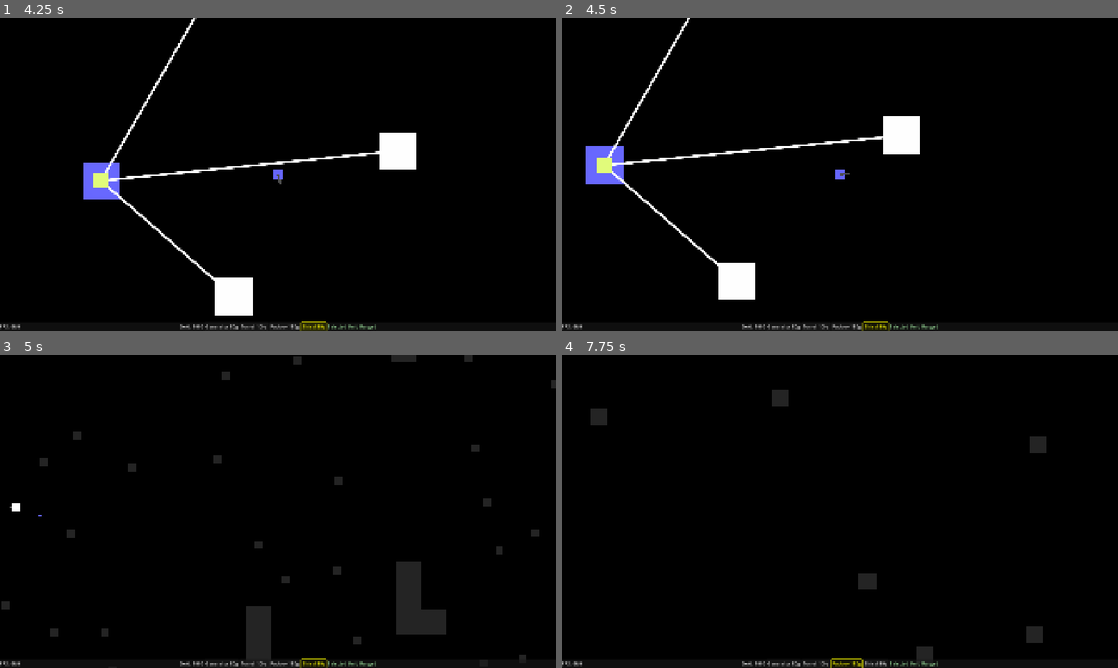
Above: before the commit, frames 1-4 (two rows, left to right).
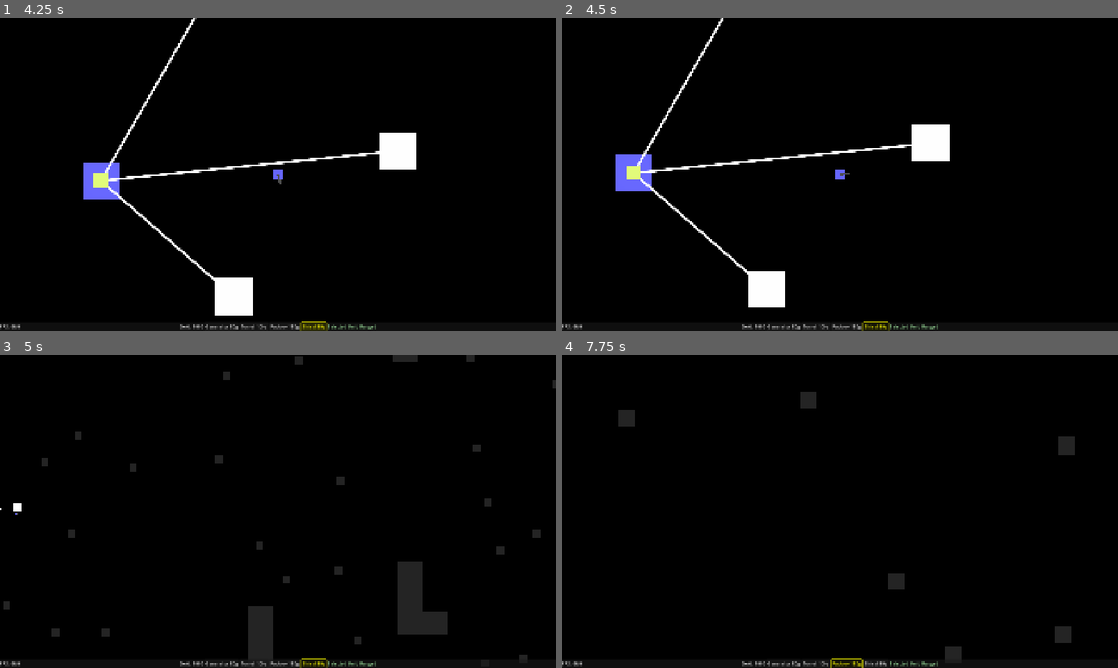
Above: after the commit, the same moments.

Repository: RoadJDK/Ground-Assault
Game: Godot game, scene res://scenes/UI/MainMenu.tscn
Same seed, same stepped clock (60 frames per second), same inputs: the game is played once before the commit and once after it.
Inputs (mouse positions are in pixels of both pictures, inside the frame that each line leads up to):
- Up to frame 1 (4.25 s): click "Singleplayer" at 0.5 s; click "Generator 50g" at 1.25 s; click "Turret 100g" at 2 s; click "Factory 150g" at 2.75 s; click "Shield 80g" at 3.5 s
- Up to frame 2 (4.5 s): tap Enter at 4.25 s; move the mouse to (962, 158) at 4.27 s; hold Right (ui_right) from 4.28 s (still down); tap S (cam_down) at 4.35 s; click (962, 158) at 4.42 s
- Up to frame 3 (5 s): keep holding Right (ui_right); tap Space (ui_select) at 4.52 s
- Up to frame 4 (7.75 s): release Right (ui_right) at 5 s; drag from (728, 527) to (812, 574) at 5.02 s; move the mouse to (895, 442) at 5.77 s; hold Right (ui_right) 5.78-6.5 s; tap D (cam_right) at 5.85 s; drag from (812, 574) to (1045, 511) at 6.52 s; tap Space (ui_select) at 7.25, 7.52 s; move the mouse to (1006, 558) at 7.27 s; hold Left (ui_left) from 7.28 s (still down); tap Q at 7.35 s

Frame 1 is identical in both runs. In frame 2, 5.5% of the frame differs, in the area x 4-70%, y 0-93%; in frame 3, 0.5%; in frame 4, 1.9%.
Error after the commit: Parse Error: Function "_is_valid_target()" not found in base self. (res://scripts/Projectile.gd:45)

Commit message:
multiplaer test 6

Diff:
--- a/scripts/Main.gd
+++ b/scripts/Main.gd
@@ -46,24 +46,11 @@
 	if GameManager.is_multiplayer:
 		seed(12345)
 
-	_generate_all_plots()
-	_generate_obstacles(10) # Generate obstacles
-
-	print("Total Plots Generated: ", generated_plots.size())
-	print("Total Obstacles Generated: ", generated_obstacles.size())
-
-	# Rebake Navigation
-	var nav_region = find_child("NavigationRegion2D", true, false)
-	if nav_region:
-		print("Baking Navigation Mesh...")
-		nav_region.bake_navigation_polygon()
-	else:
-		print("WARNING: NavigationRegion2D not found!")
-
 	# --- MULTIPLAYER SPAWNERS ---
+	# Create containers BEFORE generating plots/obstacles so they are reliable
 	var unit_container = Node2D.new()
 	unit_container.name = "UnitContainer"
-	add_child(unit_container, true) # Force readable name
+	add_child(unit_container, true)
 
 	var proj_container = Node2D.new()
 	proj_container.name = "ProjectileContainer"
@@ -82,6 +69,9 @@
 		proj_spawner.add_spawnable_scene("res://scenes/Projectiles/ProjectileMG.tscn")
 		proj_spawner.add_spawnable_scene("res://scenes/Projectiles/ProjectileHowitzer.tscn")
 		add_child(proj_spawner)
+
+	_generate_all_plots()
+	_generate_obstacles(10) # Generate obstacles
 
 	game_ui = find_child("GameUI", true, false)
 	if game_ui:
@@ -451,6 +441,23 @@
 
 		if selected_building_tool == "Core": return
 
+		# --- FACTORY LIMITS ---
+		if selected_building_tool == "Factory":
+			var limits = { 0: 3, 1: 1, 2: 1 }
+			var current_count = 0
+
+			for p in generated_plots:
+				if is_instance_valid(p.building_instance) and "unit_type" in p.building_instance:
+					# Check if it's a friendly factory
+					if p.building_instance.faction == current_build_faction and p.building_instance.name.contains("Factory"):
+						if p.building_instance.unit_type == current_unit_type:
+							current_count += 1
+
+			if current_count >= limits.get(current_unit_type, 99):
+				print("Factory Limit Reached for this unit type!")
+				return
+		# ----------------------
+
 		var cost = building_costs.get(selected_building_tool, 0)
 		var current_gold = faction_gold.get(current_build_faction, 0)
 
--- a/scripts/Player.gd
+++ b/scripts/Player.gd
@@ -1,7 +1,7 @@
 extends CharacterBody2D
 
-@export var speed: float = 1200.0
-@export var sprint_speed: float = 2400.0
+@export var speed: float = 600.0
+@export var sprint_speed: float = 1200.0
 
 # Zoom Settings
 @export var min_zoom: float = 0.5
@@ -258,24 +258,31 @@
 	var spread_amount = 0.05 # Base spread
 	if velocity.length() > 10.0:
 		spread_amount = 0.1 # Moving spread
-		# Add position jitter when moving for "bullet stream" feel
 		spawn_pos += Vector2(randf_range(-5, 5), randf_range(-5, 5))
 
 	spawn_rot += randf_range(-spread_amount, spread_amount)
 
-	var proj = PROJ_MG_SCENE.instantiate()
-
-	var container = get_tree().root.find_child("ProjectileContainer", true, false)
-	if container:
-		container.add_child(proj, true)
-	else:
-		get_tree().root.add_child(proj, true) # Fallback
-
-	proj.global_position = spawn_pos
-	proj.rotation = spawn_rot
-
-	# Target "all" to hit both units and buildings (handled by modified Projectile.gd)
-	proj.setup(mg_damage, mg_speed, "all", self, 0.0)
+	if GameManager.is_multiplayer:
+		if is_multiplayer_authority():
+			var spawner = get_tree().root.find_child("ProjectileSpawner", true, false)
+			if spawner:
+				var data = {
+					"scene_path": "res://scenes/Projectiles/ProjectileMG.tscn",
+					"pos": spawn_pos,
+					"rot": spawn_rot,
+					"dmg": mg_damage,
+					"spd": mg_speed,
+					"group": "all",
+					"shooter_path": get_path(),
+					"radius": 0.0
+				}
+				spawner.spawn(data)
+	else:
+		var proj = PROJ_MG_SCENE.instantiate()
+		get_tree().root.add_child(proj)
+		proj.global_position = spawn_pos
+		proj.rotation = spawn_rot
+		proj.setup(mg_damage, mg_speed, "all", self, 0.0)
 
 func set_faction(new_faction: String) -> void:
 	faction = new_faction
--- a/scripts/Projectile.gd
+++ b/scripts/Projectile.gd
@@ -33,7 +33,11 @@
 
 	life_timer -= delta
 	if life_timer <= 0:
-		queue_free()
+		if GameManager.is_multiplayer:
+			if is_multiplayer_authority():
+				queue_free()
+		else:
+			queue_free()
 
 func _on_body_entered(body: Node) -> void:
 	if _exploded: return
@@ -43,38 +47,7 @@
 	elif collide_with_walls:
 		if body is TileMap or body is StaticBody2D or body.is_in_group("obstacle"):
 			_trigger_impact(null)
-
-func _on_area_entered(area: Node) -> void:
-	if _exploded: return
-
-	var candidate = area
-	var max_depth = 4
-
-	while candidate and max_depth > 0:
-		if _is_valid_target(candidate):
-			_trigger_impact(candidate)
-			return
-		candidate = candidate.get_parent()
-		max_depth -= 1
-
-func _is_valid_target(node: Node) -> bool:
-	if not node: return false
-	if node == shooter: return false
-	if node.is_in_group("projectile"): return false
-
-	# Allow "all" to hit anything (that isn't excluded by other rules)
-	if target_group != "all":
-		if not node.is_in_group(target_group): return false
-
-	# Friendly Fire Check
-	if shooter and "faction" in shooter and "faction" in node:
-		if shooter.faction == node.faction:
-			return false
-
-	if not node.has_method("take_damage"): return false
-
-	return true
-
+# ...
 func _trigger_impact(direct_hit_target: Node) -> void:
 	if explosion_radius > 0:
 		_explode()
@@ -83,50 +56,16 @@
 		if _should_deal_damage():
 			if direct_hit_target:
 				direct_hit_target.take_damage(damage)
-
-		queue_free()
-
-func _explode() -> void:
-	if _exploded: return
-	_exploded = true
-
-	# 1. Stop Movement & Collision
-	set_physics_process(false)
-	set_deferred("monitoring", false)
-	set_deferred("monitorable", false)
-
-	# 2. Hide Visuals (Sprites)
-	for child in get_children():
-		if child is Node2D:
-			child.hide()
-
-	# 3. Deal Area Damage
-	if _should_deal_damage():
-		var potential_targets = get_tree().get_nodes_in_group(target_group)
-		for t in potential_targets:
-			if not is_instance_valid(t): continue
-
-			# Friendly fire check
-			if shooter and "faction" in shooter and "faction" in t:
-				if shooter.faction == t.faction:
-					continue
-
-			var dist = global_position.distance_to(t.global_position)
-			if dist <= explosion_radius:
-				if t.has_method("take_damage"):
-					t.take_damage(damage)
-
-	# 4. Visual Feedback
-	queue_redraw()
-
-	# 5. Wait and Delete
-	await get_tree().create_timer(0.2).timeout
-	queue_free()
+			queue_free() # Only Authority deletes
+		else:
+			# Client visual hide
+			hide()
+			set_physics_process(false)
+			set_deferred("monitoring", false)
 
 func _should_deal_damage() -> bool:
 	if not GameManager.is_multiplayer: return true
-	if shooter and shooter.is_multiplayer_authority(): return true
-	return false
+	return is_multiplayer_authority()
 
 func _draw() -> void:
 	if _exploded and explosion_radius > 0:
--- a/scripts/Squad.gd
+++ b/scripts/Squad.gd
@@ -24,7 +24,17 @@
 		var config = SceneReplicationConfig.new()
 		config.add_property("." + ":position")
 		config.add_property("." + ":rotation")
+		config.add_property("." + ":faction") # Sync Faction too
 		sync.replication_config = config
+
+		# NESTED SPAWNER FOR TROOPS
+		var troop_spawner = MultiplayerSpawner.new()
+		troop_spawner.name = "TroopSpawner"
+		troop_spawner.spawn_path = "." # Spawn as direct children
+		troop_spawner.add_spawnable_scene("res://scenes/Troops/Types/Ranged.tscn")
+		troop_spawner.add_spawnable_scene("res://scenes/Troops/Types/Melee.tscn")
+		troop_spawner.add_spawnable_scene("res://scenes/Troops/Types/Rocket.tscn")
+		add_child(troop_spawner)
 
 	nav_agent.path_desired_distance = 50.0
 	nav_agent.target_desired_distance = 50.0
@@ -87,7 +97,7 @@
 	for x in range(cols):
 		for y in range(rows):
 			var troop = troop_scene.instantiate()
-			add_child(troop)
+			add_child(troop, true)
 			var pos_x = offset_start.x + (x * spacing)
 			var pos_y = offset_start.y + (y * spacing)
 
--- a/scripts/Troop.gd
+++ b/scripts/Troop.gd
@@ -242,24 +242,32 @@
 			target_enemy.take_damage(damage)
 	else:
 		if projectile_scene:
-			var proj = projectile_scene.instantiate()
-
-			var container = get_tree().root.find_child("ProjectileContainer", true, false)
-			if container:
-				container.add_child(proj, true)
-			else:
-				get_tree().root.add_child(proj, true) # Fallback
-
-			proj.global_position = global_position
-
 			var aim_pos = _get_predicted_position(target_enemy, attack_speed)
 			var dir = (aim_pos - global_position).angle()
-			proj.rotation = dir
-
+			var spawn_rot = dir
 			var target_group = "unit"
 			if target_enemy.is_in_group("building"): target_group = "building"
 
-			proj.setup(damage, attack_speed, target_group, self, explosion_radius)
+			if GameManager.is_multiplayer:
+				var spawner = get_tree().root.find_child("ProjectileSpawner", true, false)
+				if spawner:
+					var data = {
+						"scene_path": projectile_scene.resource_path,
+						"pos": global_position,
+						"rot": spawn_rot,
+						"dmg": damage,
+						"spd": attack_speed,
+						"group": target_group,
+						"shooter_path": get_path(),
+						"radius": explosion_radius
+					}
+					spawner.spawn(data)
+			else:
+				var proj = projectile_scene.instantiate()
+				get_tree().root.add_child(proj)
+				proj.global_position = global_position
+				proj.rotation = spawn_rot
+				proj.setup(damage, attack_speed, target_group, self, explosion_radius)
 
 			if unit_type == UnitType.ROCKET:
 				var recoil_dir = (global_position - target_enemy.global_position).normalized()
